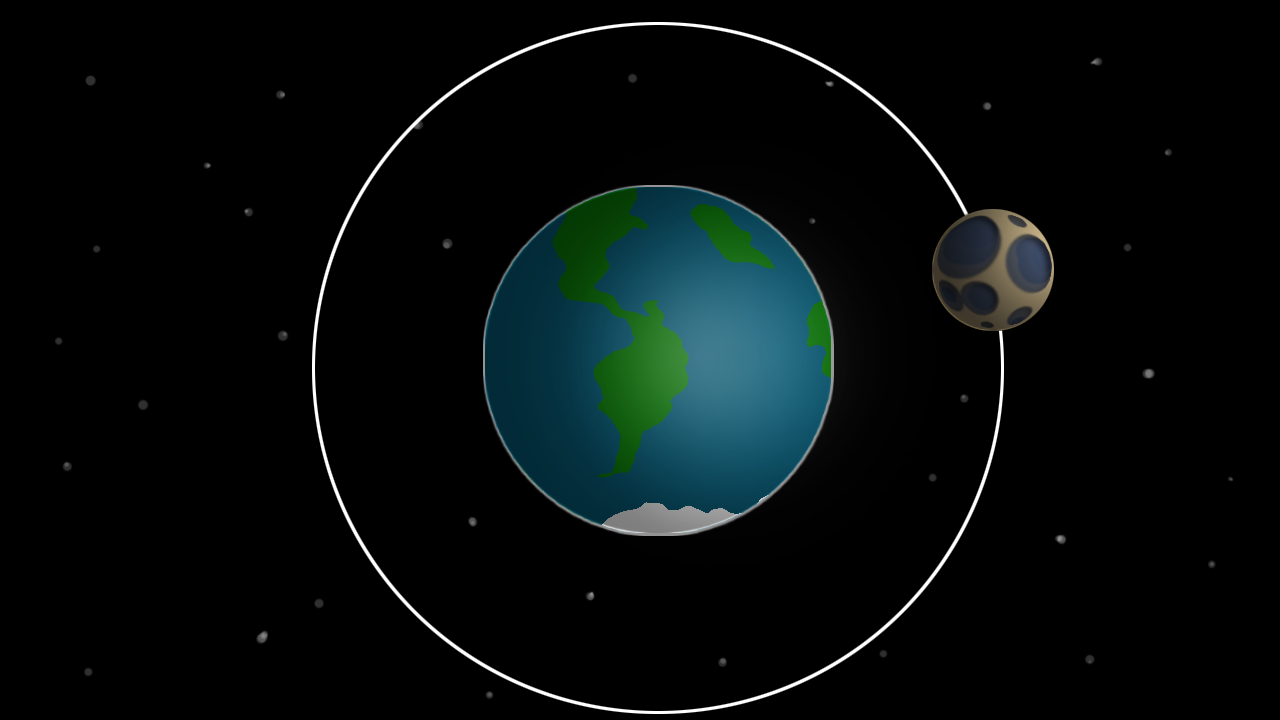
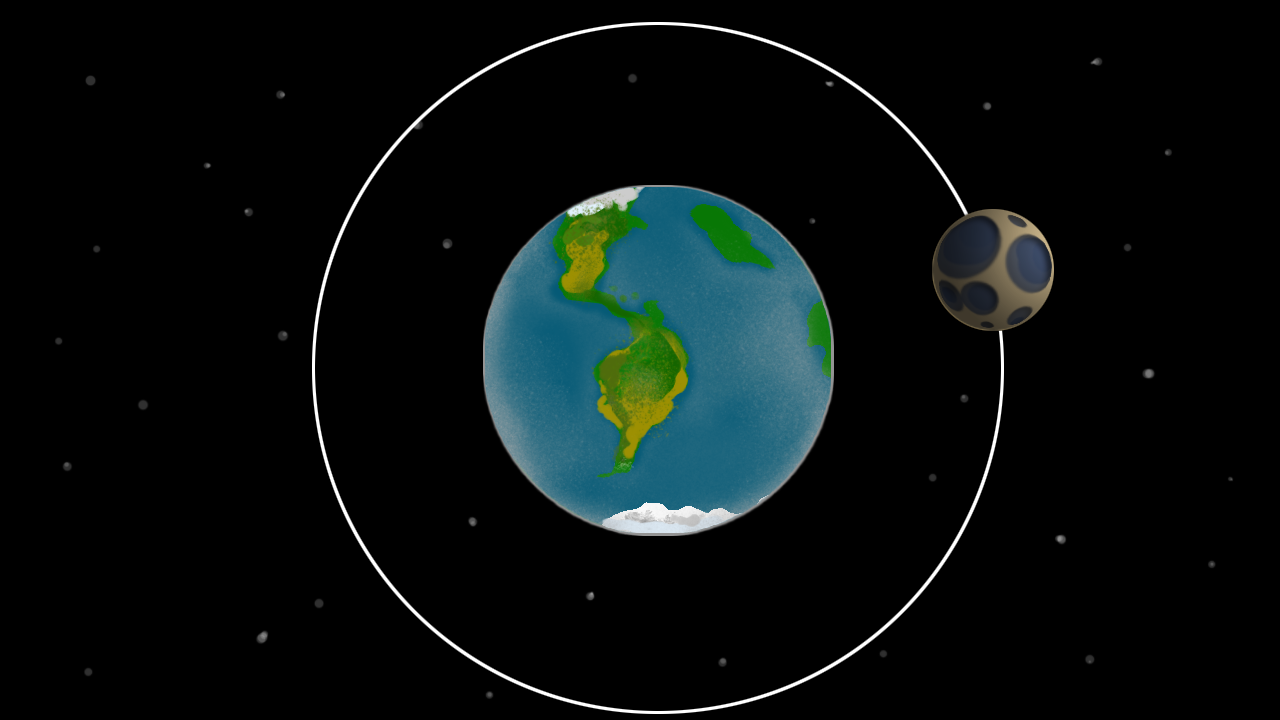
The second (1280, 720) image is a revision of the first. Changes to its layers:
added group "earthdestructionlayer" with 2 layers above "earth" over (485, 187, 831, 533)
hid "Layer 6", painted on it over (485, 187, 888, 533)
added layer "Layer 22" in group "earth" over (485, 187, 831, 533)
added layer "Layer 21" in group "earth" over (547, 187, 768, 533)
hid "Background" over (485, 187, 888, 533)
